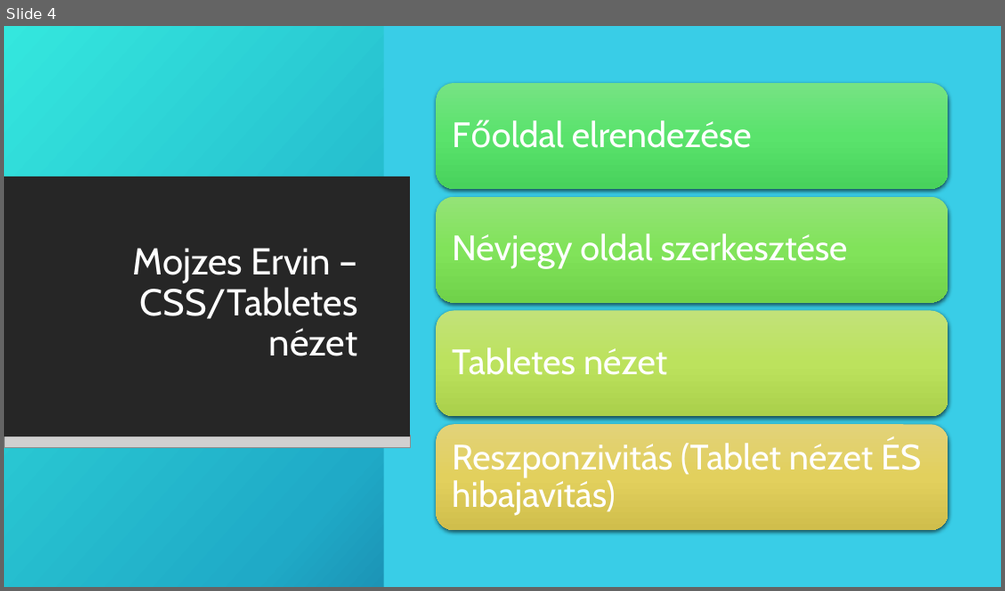
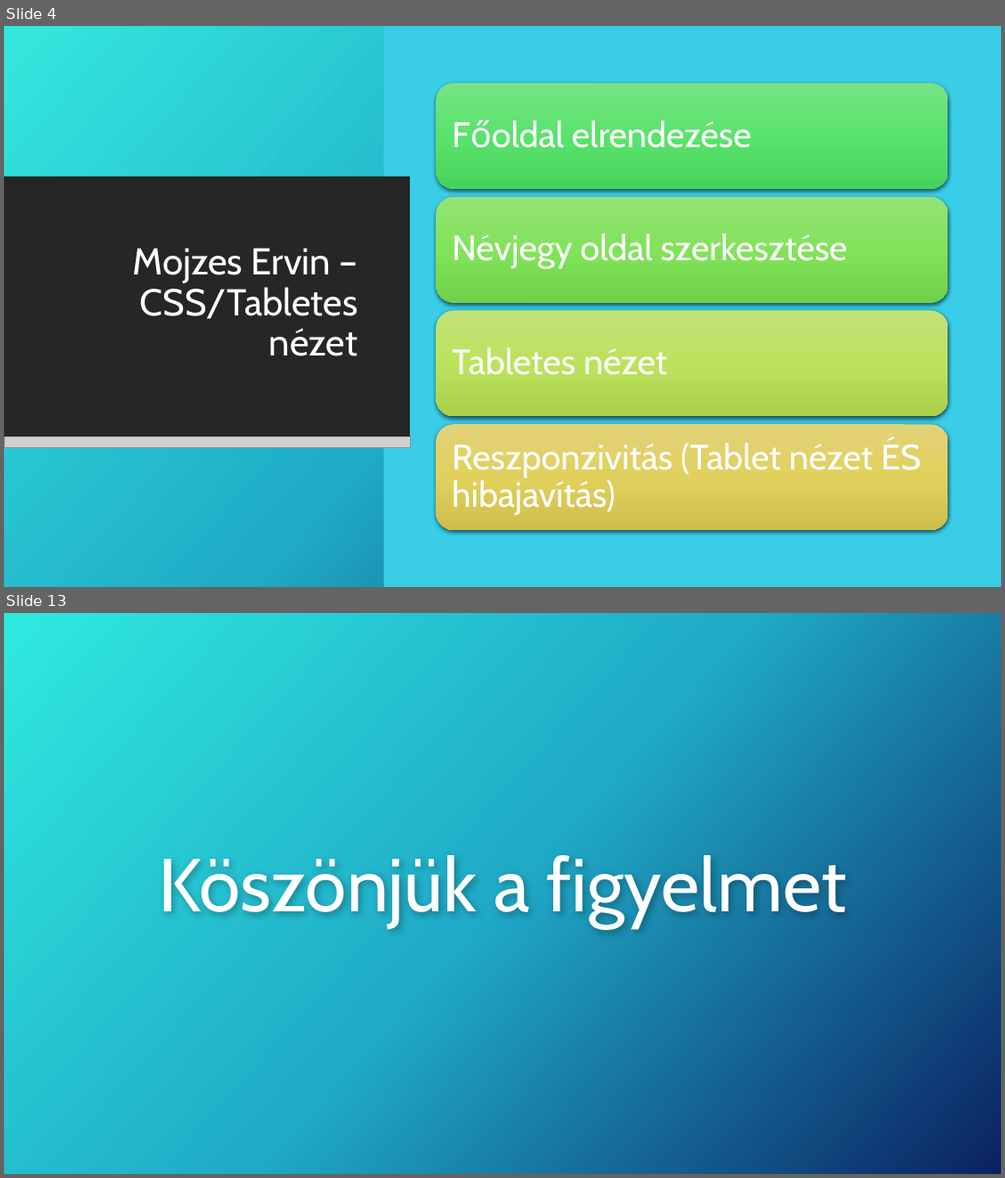
Before and after one commit to kecskeszsoltistvan/NyiltKodok, a slide deck: Open-Source.pptx. Shown one above the other, each under a label of ours: slide 4 before the commit, slides 4 and 13 after it; the slides between them are not shown. The pictures are 1005x591 and 1005x1178 pixels, drawn with LibreOffice and Linux fonts; fonts in the diff are those of the drawing; grey boxes stand for pictures; background and template pictures are left out. Boxes give left, top, right and bottom in pixels: in the first picture for what was removed or moved away, otherwise in the second. Text is boxed around its words. In the diff, an @@ line names an element or a change of style, - is before the commit and + after.

```diff
--- a/Open-Source.pptx
+++ b/Open-Source.pptx
@@ slide 13 added at (4,613,1001,1174), background picture (left out) @@
@@ rectangle added at (4,613,1001,1174), fill gradient #2FE9DF to #21ABC8 to #0B2262 @@
@@ rectangle added at (4,825,737,961), fill #262626 @@
@@ rectangle added at (749,825,1001,961), fill #39CDE7 @@
@@ title added at (159,855,847,927), 72 pt, text #FFFFFF @@
+Köszönjük a figyelmet
```
Also in this commit, not shown: 1 slide changed, 7 other slides added.
